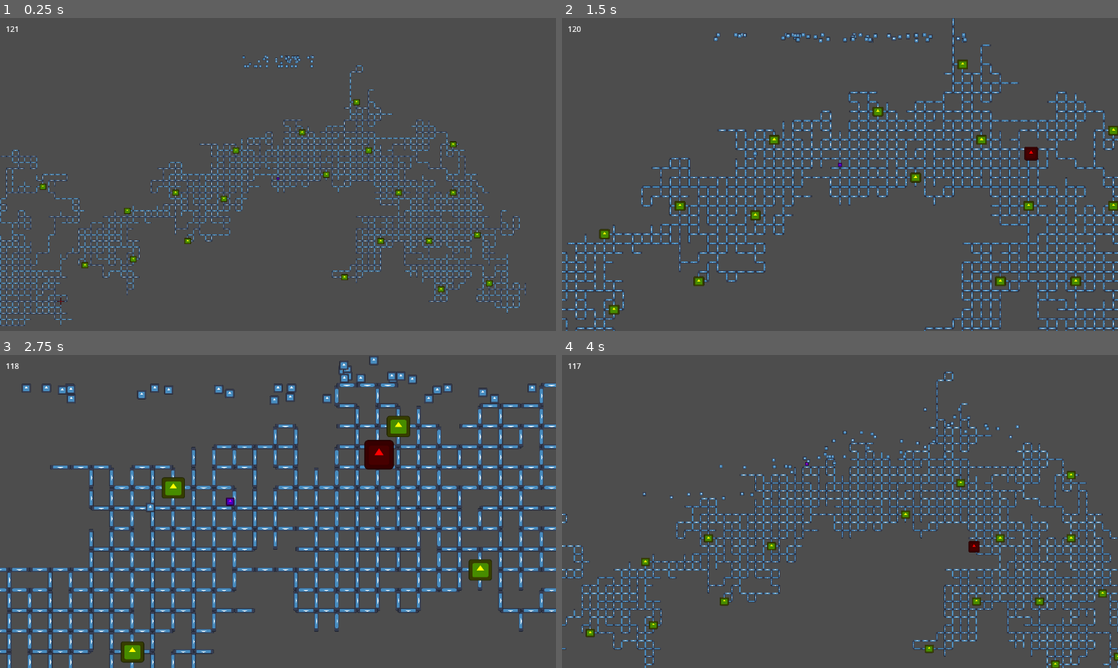
Above: before the commit, frames 1-4 (two rows, left to right).
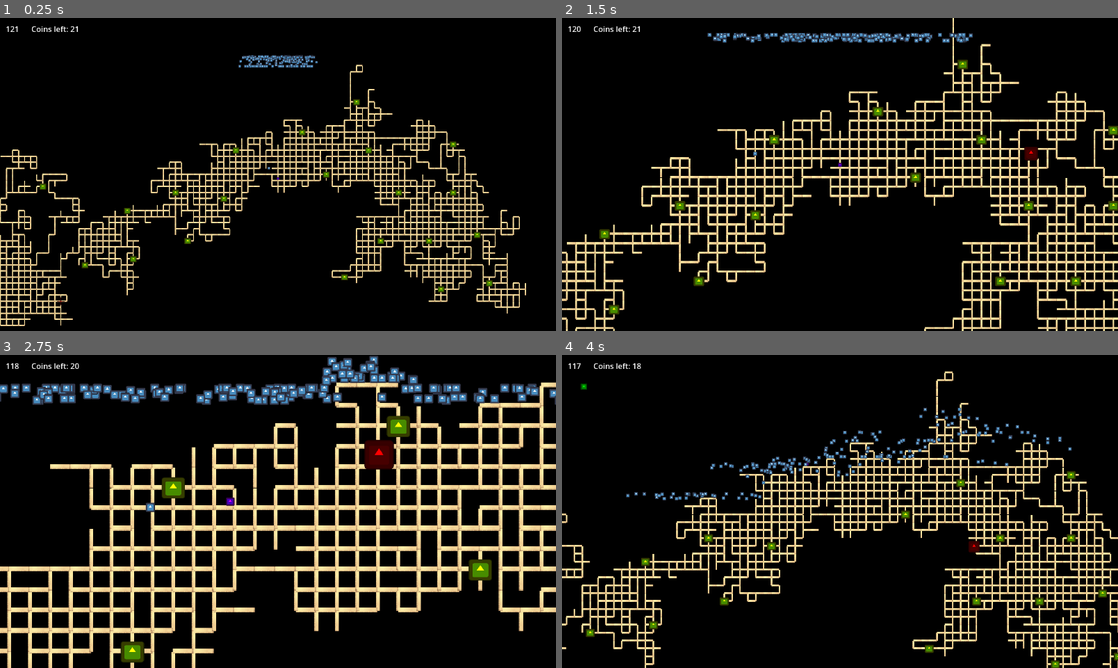
Above: after the commit, the same moments.

Repository: Kurooco/TwoDays
Game: Godot game, scene res://main.tscn
Same seed, same stepped clock (60 frames per second), same inputs: the game is played once before the commit and once after it. The engine's default icon, where the game draws it, is replaced by a stand-in: a white triangle on a blue panel in a dark square.
Inputs (mouse positions are in pixels of both pictures, inside the frame that each line leads up to):
- Up to frame 1 (0.25 s): no input
- Up to frame 2 (1.5 s): move the mouse to (962, 158) at 0.52 s; hold W (up) from 0.53 s (still down); click (962, 158) at 0.6 s; move the mouse to (728, 190) at 1.27 s; tap C (toggle camera) at 1.35 s
- Up to frame 3 (2.75 s): move the mouse to (333, 442) at 2.02 s; release W (up) at 2.03 s; hold A (left) from 2.03 s (still down); click (333, 442) at 2.1 s
- Up to frame 4 (4 s): move the mouse to (812, 574) at 2.77 s; release A (left) at 2.78 s; hold W (up) from 2.78 s (still down); tap C (toggle camera) at 2.85 s; move the mouse to (1006, 558) at 3.52 s; click (1006, 558) at 3.6 s

The runs differ from the first frame. In frame 1, 99% of the frame differs, in the area x 0-100%, y 0-100%; in frame 2, 99%; in frame 3, 96%; in frame 4, 99%.

Commit message:
fixed coin glitch

Diff:
--- a/bomb.gd
+++ b/bomb.gd
@@ -1,6 +1,6 @@
 extends Area2D
 
-const FIRE_SPEED = 10
+const FIRE_SPEED = 800
 const RADIUS = 200
 
 var fire_direction
@@ -13,8 +13,8 @@
 
 # Called every frame. 'delta' is the elapsed time since the previous frame.
 func _process(delta):
-	move_local_x(cos(fire_direction)*FIRE_SPEED)
-	move_local_y(sin(fire_direction)*FIRE_SPEED)
+	move_local_x(cos(fire_direction)*FIRE_SPEED*delta)
+	move_local_y(sin(fire_direction)*FIRE_SPEED*delta)
 
 
 func _on_area_entered(area):
--- a/builder.gd
+++ b/builder.gd
@@ -30,7 +30,7 @@
 				break
 		if(!coin_close && position.distance_to(Vector2.ZERO) < 2000):
 			coins_placed.append(place_coin())
-			$"/root/Autoload".coins += 1
+	$"/root/Autoload".coins = coins_placed.size()
 
 	#while placed < STARTING_AMOUNT && coins_placed < $"/root/Autoload".coins:
 	#	var prev = placed
--- a/coin.gd
+++ b/coin.gd
@@ -12,5 +12,8 @@
 
 
 func _on_body_entered(body):
+	queue_free()
+
+
+func _on_tree_exiting():
 	$"/root/Autoload".coins -= 1
-	queue_free()
--- a/coin.tscn
+++ b/coin.tscn
@@ -8,6 +8,7 @@
 
 [node name="Area2D" type="Area2D"]
 collision_layer = 0
+collision_mask = 17
 script = ExtResource("1_65ai8")
 
 [node name="CollisionShape2D" type="CollisionShape2D" parent="."]
@@ -21,3 +22,4 @@
 texture = ExtResource("1_afd5h")
 
 [connection signal="body_entered" from="." to="." method="_on_body_entered"]
+[connection signal="tree_exiting" from="." to="." method="_on_tree_exiting"]
--- a/main.gd
+++ b/main.gd
@@ -9,10 +9,11 @@
 # Called every frame. 'delta' is the elapsed time since the previous frame.
 func _process(delta):
 	$CanvasLayer/TimeLeft.text = str(round($CanvasLayer/Timer.time_left))
+	$CanvasLayer/Coins.text = "Coins left: "+str($"/root/Autoload".coins)
 	if($"/root/Autoload".coins == 0):
 		$CanvasLayer/Win.show()
 		get_tree().call_group("cannons", "stop")
-		$CanvasLayer/Timer.stop()
+		$CanvasLayer/Timer.paused = true
 
 
 func _on_timer_timeout():
@@ -20,4 +21,5 @@
 
 
 func _on_player_player_died():
-	$CanvasLayer/Death.show()
+	if($"/root/Autoload".coins > 0):
+		$CanvasLayer/Death.show()
--- a/main.tscn
+++ b/main.tscn
@@ -41,7 +41,7 @@
 
 [node name="PanicSpawner" parent="." node_paths=PackedStringArray("worldmap") instance=ExtResource("9_ipclb")]
 position = Vector2(0, -925)
-amount = 50
+amount = 200
 worldmap = NodePath("..")
 
 [node name="CanvasLayer" type="CanvasLayer" parent="."]
@@ -85,6 +85,13 @@
 offset_bottom = 34.0
 text = "0:00"
 
+[node name="Coins" type="Label" parent="CanvasLayer"]
+offset_left = 65.0
+offset_top = 11.0
+offset_right = 155.0
+offset_bottom = 34.0
+text = "Coins left: 0"
+
 [connection signal="player_died" from="Player" to="." method="_on_player_player_died"]
 [connection signal="timeout" from="CanvasLayer/Timer" to="." method="_on_timer_timeout"]
 
--- a/panic.tscn
+++ b/panic.tscn
@@ -7,6 +7,7 @@
 [sub_resource type="RectangleShape2D" id="RectangleShape2D_tkg7a"]
 
 [node name="Panic" type="CharacterBody2D"]
+collision_layer = 16
 collision_mask = 2
 script = ExtResource("1_m0ncc")
 
--- a/platform.tscn
+++ b/platform.tscn
@@ -1,7 +1,7 @@
 [gd_scene load_steps=5 format=3 uid="uid://cq78ane1yx2ai"]
 
 [ext_resource type="Script" path="res://platform.gd" id="1_dkraa"]
-[ext_resource type="Texture2D" uid="uid://54xw02u713du" path="res://icon.svg" id="1_xt77i"]
+[ext_resource type="Texture2D" uid="uid://cmoo4ojti6bl0" path="res://art/platform.png" id="2_ih02s"]
 
 [sub_resource type="RectangleShape2D" id="RectangleShape2D_ccusl"]
 size = Vector2(50, 10)
@@ -23,9 +23,9 @@
 
 [node name="Sprite2D" type="Sprite2D" parent="."]
 z_index = -1
-position = Vector2(-7.62939e-06, -0.157488)
-scale = Vector2(0.397165, 0.0870494)
-texture = ExtResource("1_xt77i")
+position = Vector2(0.167991, 1)
+scale = Vector2(-2.5026, -2.3858)
+texture = ExtResource("2_ih02s")
 
 [node name="Area2D" type="Area2D" parent="."]
 collision_layer = 4
--- a/pole.tscn
+++ b/pole.tscn
@@ -1,7 +1,7 @@
 [gd_scene load_steps=4 format=3 uid="uid://bek1l3fn70tlf"]
 
 [ext_resource type="Script" path="res://pole.gd" id="1_01bfx"]
-[ext_resource type="Texture2D" uid="uid://54xw02u713du" path="res://icon.svg" id="1_ytqc8"]
+[ext_resource type="Texture2D" uid="uid://cmoo4ojti6bl0" path="res://art/platform.png" id="2_tuh23"]
 
 [sub_resource type="RectangleShape2D" id="RectangleShape2D_siaxe"]
 size = Vector2(50, 10)
@@ -18,7 +18,7 @@
 
 [node name="Sprite2D" type="Sprite2D" parent="."]
 z_index = -1
-position = Vector2(0.157488, 0.999993)
+position = Vector2(0.367716, 1.21021)
 rotation = 1.5708
-scale = Vector2(0.397165, 0.0870494)
-texture = ExtResource("1_ytqc8")
+scale = Vector2(2.49259, 1.92496)
+texture = ExtResource("2_tuh23")
--- a/project.godot
+++ b/project.godot
@@ -70,8 +70,11 @@
 2d_physics/layer_2="ground"
 2d_physics/layer_3="structure"
 2d_physics/layer_4="bomb"
+2d_physics/layer_5="panic"
 
 [rendering]
 
+textures/canvas_textures/default_texture_filter=0
 renderer/rendering_method="gl_compatibility"
 renderer/rendering_method.mobile="gl_compatibility"
+environment/defaults/default_clear_color=Color(0, 0, 0, 1)
Binary file added: art/platform.png
Not shown, added: art/platform.png.import
